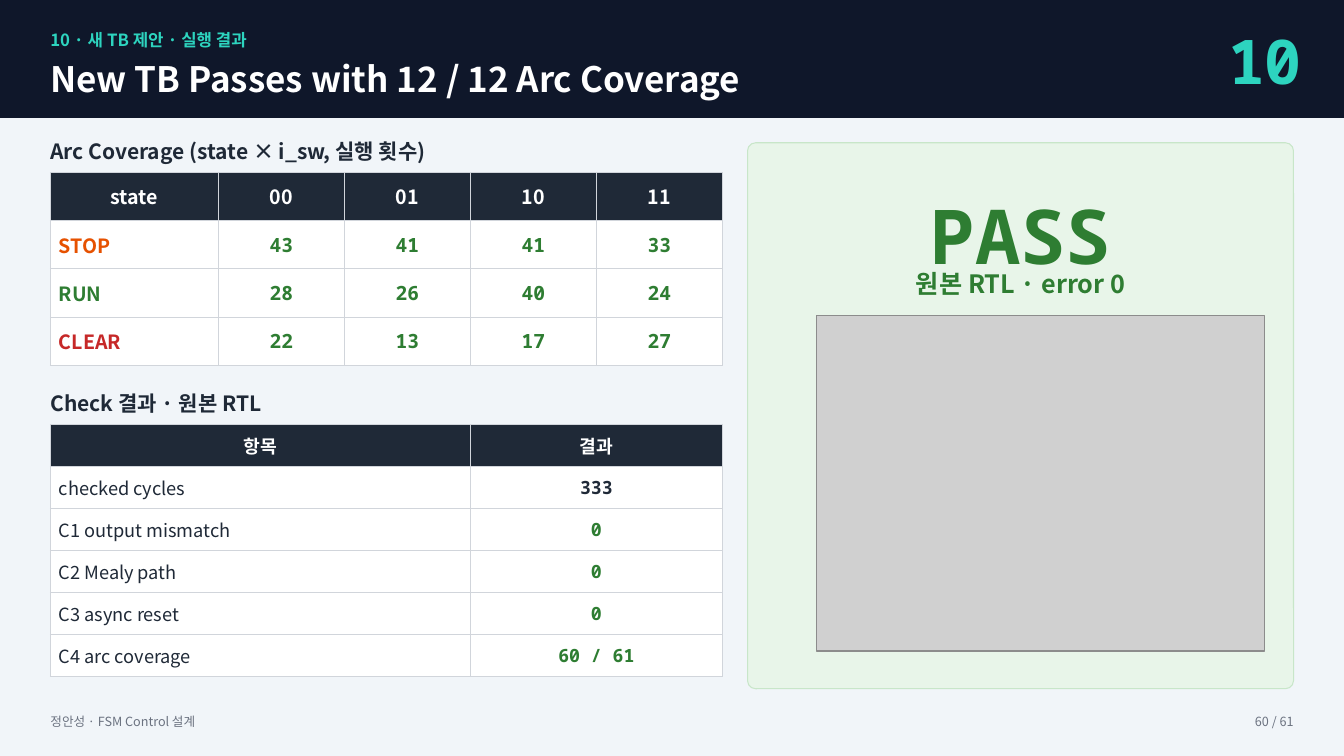
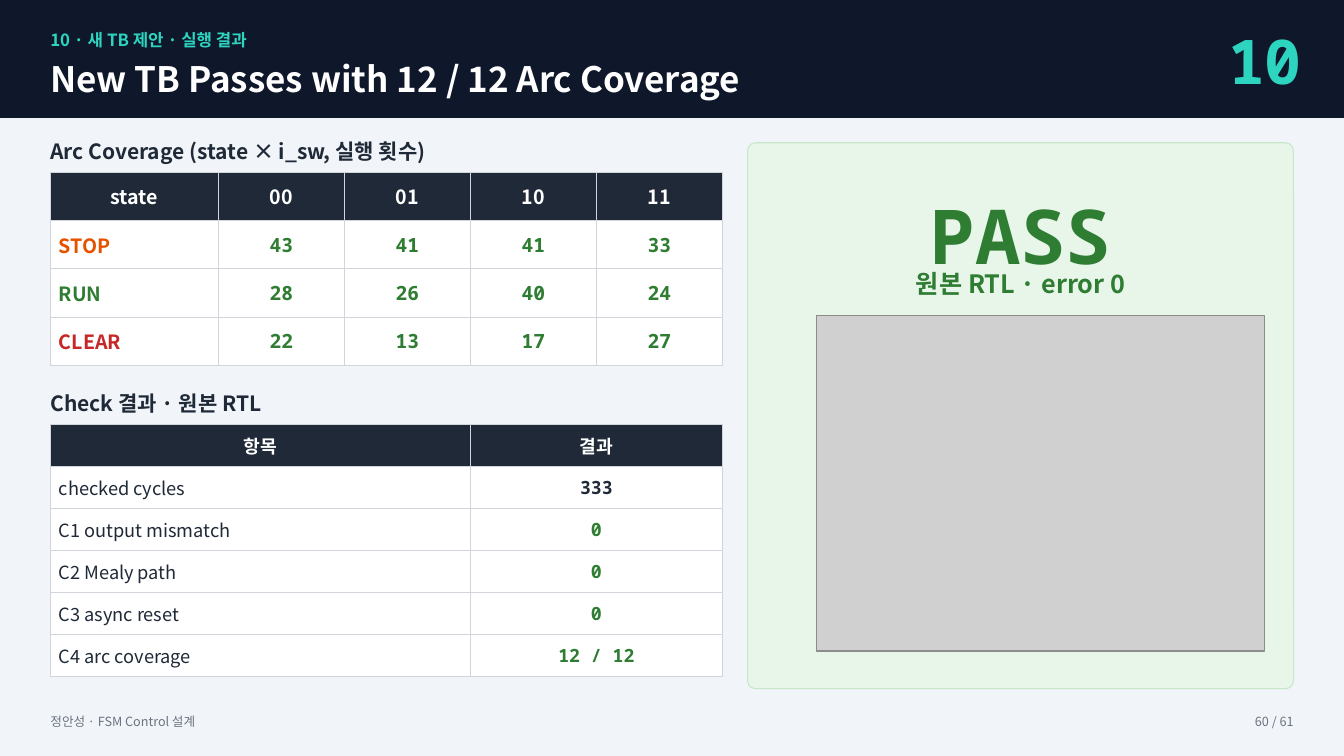
Before and after one commit to kimsacademy1234-max/System_Verilog, a slide deck: slide 60 of homework/1008_fsm_project/FSM_Control_정안성_new.pptx. Drawn at 1344x756 pixels with LibreOffice and Linux fonts; fonts in the diff are those of the drawing; grey boxes stand for pictures. Boxes give left, top, right and bottom in pixels: in the first picture for what was removed or moved away, otherwise in the second. Text is boxed around its words. In the diff, an @@ line names an element or a change of style, - is before the commit and + after.

```diff
--- a/homework/1008_fsm_project/FSM_Control_정안성_new.pptx
+++ b/homework/1008_fsm_project/FSM_Control_정안성_new.pptx
@@ table at bbox=[50, 424, 723, 677] @@
-row 6, column 2: 60 / 61
+row 6, column 2: 12 / 12
```
Also in this commit, not shown: 5 other slides changed, 17 other files.
